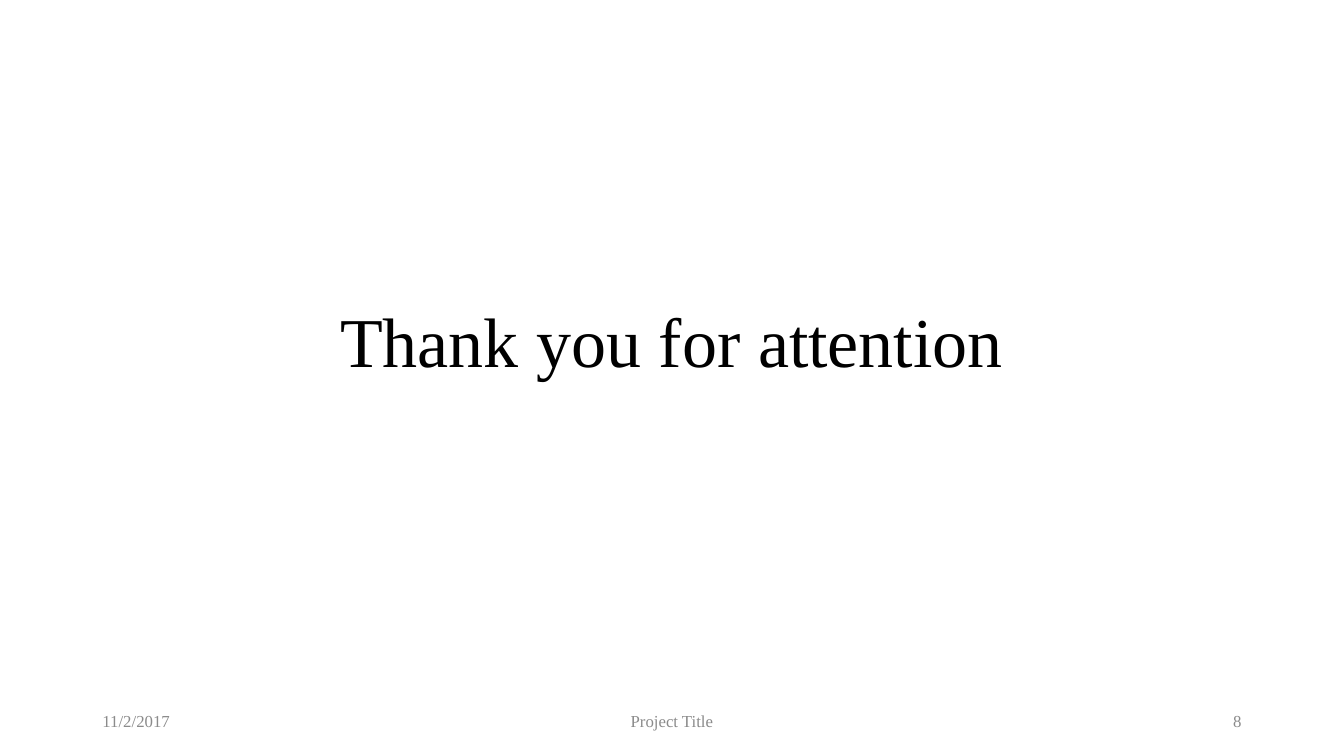
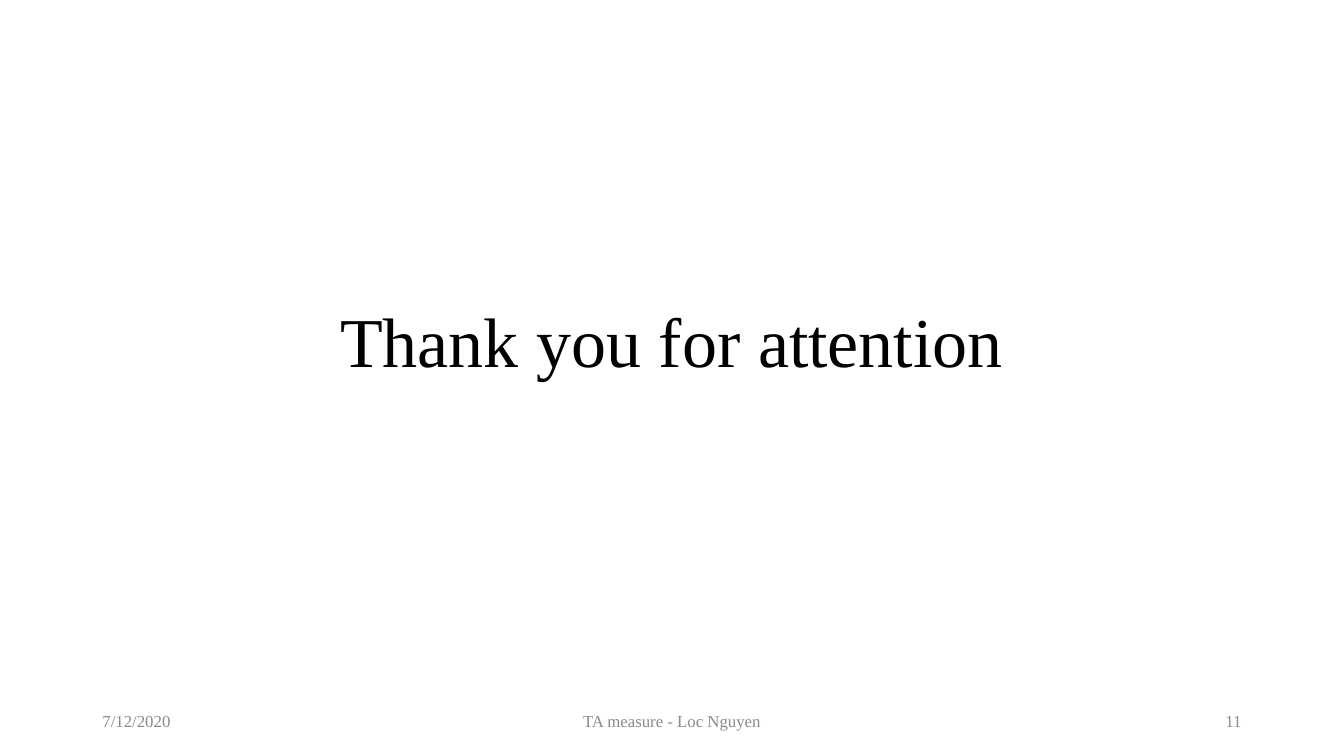
Before and after one commit to locnguyenacademic/sim, a slide deck: slide 11 of 2_design/ta/TA.pptx (slide 8 before the commit). Drawn at 1344x756 pixels with LibreOffice and Linux fonts; fonts in the diff are those of the drawing. Boxes give left, top, right and bottom in pixels: in the first picture for what was removed or moved away, otherwise in the second. Text is boxed around its words. In the diff, an @@ line names an element or a change of style, - is before the commit and + after.

```diff
--- a/2_design/ta/TA.pptx
+++ b/2_design/ta/TA.pptx
@@ text at <box>102,716,170,727</box>: text changed @@
-11/2/2017
+7/12/2020
@@ text at <box>583,716,760,731</box>: text changed @@
-Project Title
+TA measure - Loc Nguyen
@@ page number at <box>1225,716,1241,727</box>: text changed @@
-8
+11
```
Also in this commit, not shown: 8 other slides changed, 3 slides added.
